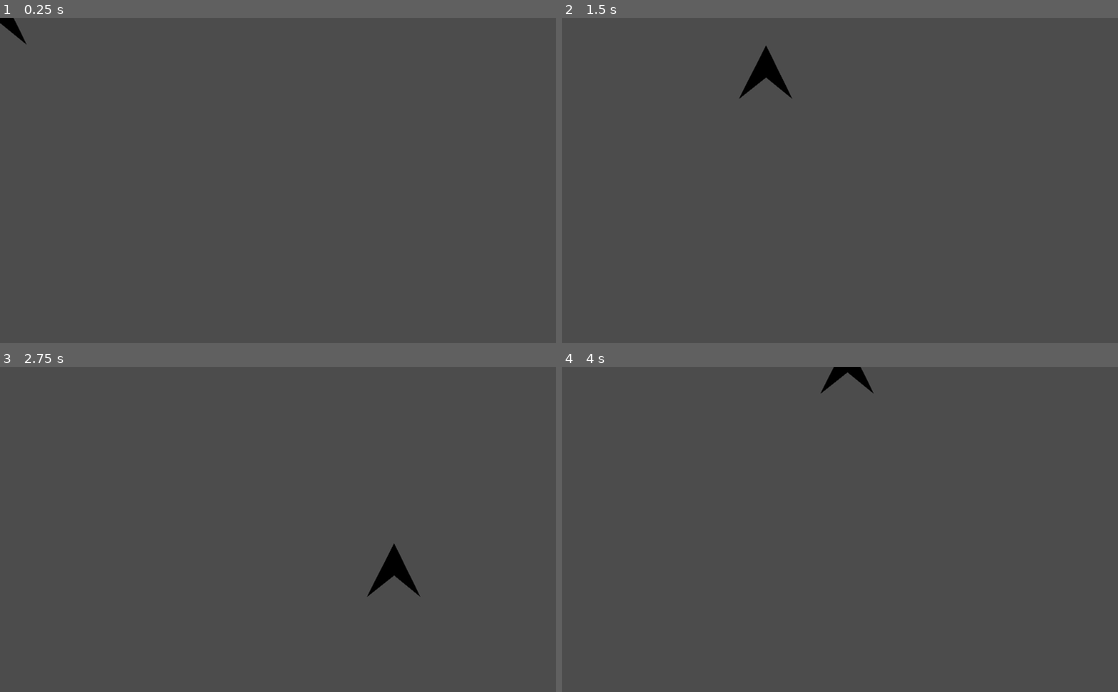
Above: before the commit, frames 1-4 (two rows, left to right).
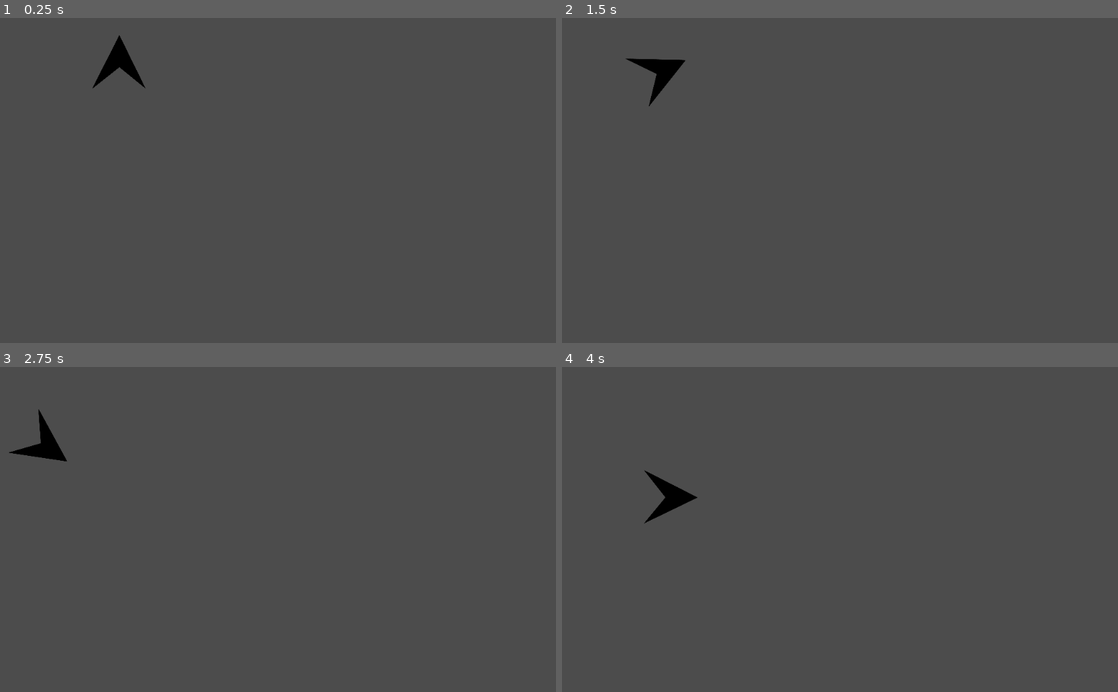
Above: after the commit, the same moments.

Repository: amitofsk/GeyserOfGalaxies
Game: Godot game, scene res://Player/Player.tscn
Same seed, same stepped clock (60 frames per second), same inputs: the game is played once before the commit and once after it. The project has no main scene, so this scene is started directly.
Inputs:
- Up to frame 1 (0.25 s): no input
- Up to frame 2 (1.5 s): tap Enter at 0.5 s; hold Right (ui_right) 0.53-1.28 s; hold Down (ui_down) from 1.28 s (still down)
- Up to frame 3 (2.75 s): release Down (ui_down) at 2.03 s; hold Right (ui_right) from 2.03 s (still down)
- Up to frame 4 (4 s): release Right (ui_right) at 2.78 s; hold Up (ui_up) 2.78-3.53 s; hold Left (ui_left) from 3.53 s (still down)

The runs differ from the first frame. In frame 1, 0.6% of the frame differs, in the area x 0-27%, y 0-22%; in frame 2, 1.0%, in the area x 11-42%, y 8-28%; in frame 3, 1.0%; in frame 4, 0.8%.

Commit message:
Change static movement to tank
Changed movement style from shooter to tank.

Diff:
--- a/GeyserOfGalaxies-Game/Player/Player.gd
+++ b/GeyserOfGalaxies-Game/Player/Player.gd
@@ -1,23 +1,24 @@
-extends Node2D
+extends KinematicBody2D
 
-export var speed = 500
+export (int) var speed = 200
+export (float) var rotation_speed = 1.5
 
-# Called when the node enters the scene tree for the first time.
-func _ready():
-	pass # Replace with function body.
+var velocity = Vector2()
+var rotation_dir = 0
 
+func get_input():
+	rotation_dir = 0
+	velocity = Vector2()
+	if Input.is_action_pressed("ui_right"):
+		rotation_dir += 1
+	if Input.is_action_pressed("ui_left"):
+		rotation_dir -= 1
+	if Input.is_action_pressed("ui_up"):
+		velocity = Vector2(0, -speed).rotated(rotation)
+	if Input.is_action_pressed("ui_down"):
+		velocity = Vector2(0, speed).rotated(rotation)
 
-# Called every frame. 'delta' is the elapsed time since the previous frame.
-func _process(delta):
-	var direction = Vector2()
-	if Input.is_action_pressed("ui_left"):
-		direction.x = -1.0
-	elif Input.is_action_pressed("ui_right"):
-		direction.x = 1.0
-	if Input.is_action_pressed("ui_up"):
-		direction.y = -1.0
-	elif Input.is_action_pressed("ui_down"):
-		direction.y = 1.0
-
-	var velocity = direction * speed * delta
-	position += velocity
+func _physics_process(delta):
+	get_input()
+	rotation += rotation_dir * rotation_speed * delta
+	velocity = move_and_slide(velocity)
--- a/GeyserOfGalaxies-Game/Player/Player.tscn
+++ b/GeyserOfGalaxies-Game/Player/Player.tscn
@@ -7,6 +7,7 @@
 radius = 27.4591
 
 [node name="Player" type="KinematicBody2D"]
+position = Vector2( 219, 81 )
 script = ExtResource( 1 )
 
 [node name="Sprite" type="Sprite" parent="."]
--- a/GeyserOfGalaxies-Game/project.godot
+++ b/GeyserOfGalaxies-Game/project.godot
@@ -17,6 +17,37 @@
 
 common/drop_mouse_on_gui_input_disabled=true
 
+[input]
+
+ui_left={
+"deadzone": 0.5,
+"events": [ Object(InputEventKey,"resource_local_to_scene":false,"resource_name":"","device":0,"alt":false,"shift":false,"control":false,"meta":false,"command":false,"pressed":false,"scancode":16777231,"physical_scancode":0,"unicode":0,"echo":false,"script":null)
+, Object(InputEventJoypadButton,"resource_local_to_scene":false,"resource_name":"","device":0,"button_index":14,"pressure":0.0,"pressed":false,"script":null)
+, Object(InputEventKey,"resource_local_to_scene":false,"resource_name":"","device":0,"alt":false,"shift":false,"control":false,"meta":false,"command":false,"pressed":false,"scancode":65,"physical_scancode":0,"unicode":0,"echo":false,"script":null)
+ ]
+}
+ui_right={
+"deadzone": 0.5,
+"events": [ Object(InputEventKey,"resource_local_to_scene":false,"resource_name":"","device":0,"alt":false,"shift":false,"control":false,"meta":false,"command":false,"pressed":false,"scancode":16777233,"physical_scancode":0,"unicode":0,"echo":false,"script":null)
+, Object(InputEventJoypadButton,"resource_local_to_scene":false,"resource_name":"","device":0,"button_index":15,"pressure":0.0,"pressed":false,"script":null)
+, Object(InputEventKey,"resource_local_to_scene":false,"resource_name":"","device":0,"alt":false,"shift":false,"control":false,"meta":false,"command":false,"pressed":false,"scancode":68,"physical_scancode":0,"unicode":0,"echo":false,"script":null)
+ ]
+}
+ui_up={
+"deadzone": 0.5,
+"events": [ Object(InputEventKey,"resource_local_to_scene":false,"resource_name":"","device":0,"alt":false,"shift":false,"control":false,"meta":false,"command":false,"pressed":false,"scancode":16777232,"physical_scancode":0,"unicode":0,"echo":false,"script":null)
+, Object(InputEventJoypadButton,"resource_local_to_scene":false,"resource_name":"","device":0,"button_index":12,"pressure":0.0,"pressed":false,"script":null)
+, Object(InputEventKey,"resource_local_to_scene":false,"resource_name":"","device":0,"alt":false,"shift":false,"control":false,"meta":false,"command":false,"pressed":false,"scancode":87,"physical_scancode":0,"unicode":0,"echo":false,"script":null)
+ ]
+}
+ui_down={
+"deadzone": 0.5,
+"events": [ Object(InputEventKey,"resource_local_to_scene":false,"resource_name":"","device":0,"alt":false,"shift":false,"control":false,"meta":false,"command":false,"pressed":false,"scancode":16777234,"physical_scancode":0,"unicode":0,"echo":false,"script":null)
+, Object(InputEventJoypadButton,"resource_local_to_scene":false,"resource_name":"","device":0,"button_index":13,"pressure":0.0,"pressed":false,"script":null)
+, Object(InputEventKey,"resource_local_to_scene":false,"resource_name":"","device":0,"alt":false,"shift":false,"control":false,"meta":false,"command":false,"pressed":false,"scancode":83,"physical_scancode":0,"unicode":0,"echo":false,"script":null)
+ ]
+}
+
 [physics]
 
 common/enable_pause_aware_picking=true
